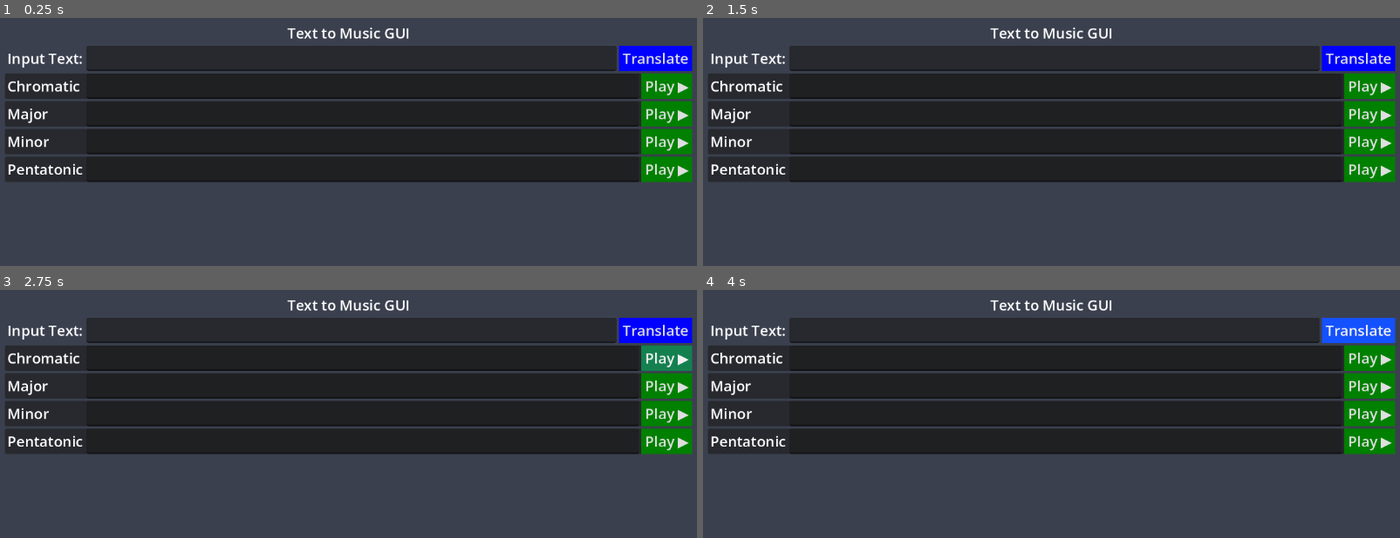
Above: before the commit, frames 1-4 (two rows, left to right).
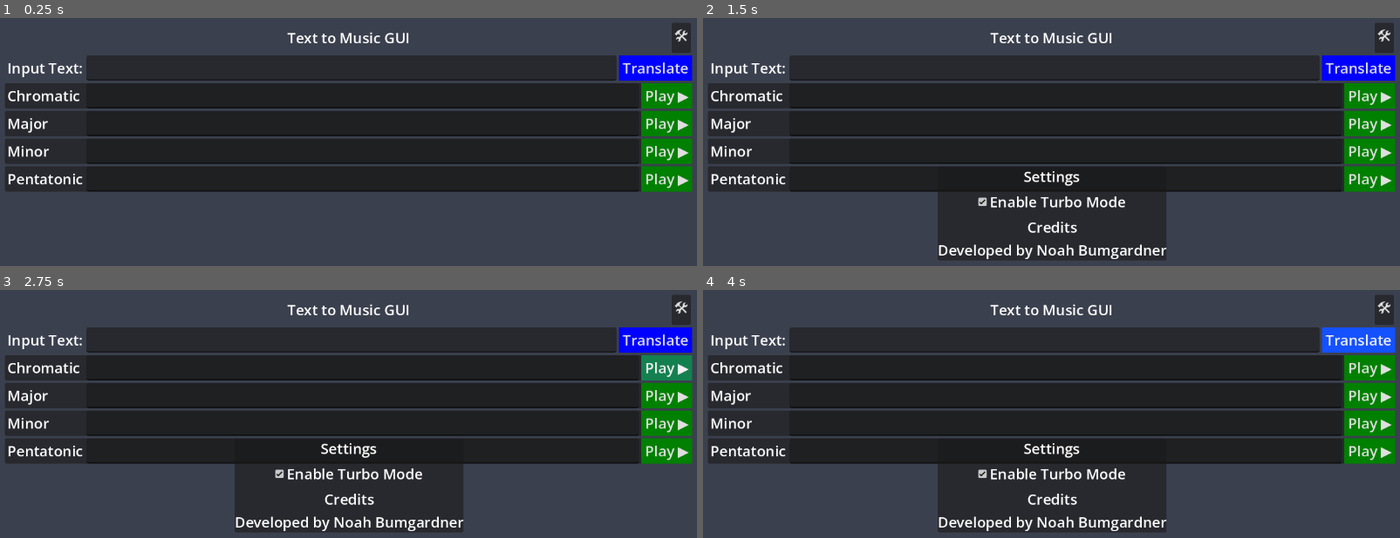
Above: after the commit, the same moments.

Repository: NBumgardner/text-to-music-gui-2015
Game: Godot game, scene res://scenes/text_to_music_gui/text_to_music_gui.tscn
Same seed, same stepped clock (60 frames per second), same inputs: the game is played once before the commit and once after it.
Inputs (mouse positions are in pixels of both pictures, inside the frame that each line leads up to):
- Up to frame 1 (0.25 s): no input
- Up to frame 2 (1.5 s): click (1386, 37) at 0.5 s, where only the run after the commit has a clickable "🛠"; click (1051, 201) at 1.25 s, where only the run after the commit has a clickable "Enable Turbo Mode"
- Up to frame 3 (2.75 s): click "Play ▶" at 2 s
- Up to frame 4 (4 s): click "Play ▶" at 2.75 s; click "Translate" at 3.5 s

The runs differ from the first frame. In frame 1, 18% of the frame differs, in the area x 0-100%, y 2-71%; in frame 2, 27%; in frame 3, 28%, in the area x 0-100%, y 2-98%; in frame 4, 27%.

Commit message:
Add Settings Menu to Render on Button Click

Diff:
--- /dev/null
+++ b/v2-godot/scenes/settings_menu/settings_menu.tscn
@@ -0,0 +1,30 @@
+[gd_scene format=3 uid="uid://cdl22x1vidibc"]
+
+[node name="SettingsMenu" type="MarginContainer" unique_id=1330597206]
+offset_right = 253.0
+offset_bottom = 112.0
+
+[node name="Panel" type="Panel" parent="." unique_id=201151292]
+layout_mode = 2
+
+[node name="VBoxContainer" type="VBoxContainer" parent="." unique_id=1962916793]
+layout_mode = 2
+
+[node name="LabelSettings" type="Label" parent="VBoxContainer" unique_id=2109039531]
+layout_mode = 2
+text = "Settings"
+horizontal_alignment = 1
+
+[node name="CheckBox" type="CheckBox" parent="VBoxContainer" unique_id=246409762]
+layout_mode = 2
+size_flags_horizontal = 4
+text = "Enable Turbo Mode"
+
+[node name="LabelCredits" type="Label" parent="VBoxContainer" unique_id=1849461927]
+layout_mode = 2
+text = "Credits"
+horizontal_alignment = 1
+
+[node name="Label" type="Label" parent="VBoxContainer" unique_id=520567130]
+layout_mode = 2
+text = "Developed by Noah Bumgardner"
--- a/v2-godot/scenes/text_to_music_gui/text_to_music_gui.gd
+++ b/v2-godot/scenes/text_to_music_gui/text_to_music_gui.gd
@@ -8,6 +8,17 @@
 )
 
 
+@onready var settings_menu = $SettingsMenu
+
+
+func _ready():
+	settings_menu.visible = false
+
+
+func _on_button_settings_pressed():
+	settings_menu.visible = !settings_menu.visible
+
+
 func _on_scaled_solfege_player_play_button_pressed():
 	for scaled_solfege_player in scaled_solfege_player_list:
 		scaled_solfege_player.stop_notes()
--- a/v2-godot/scenes/text_to_music_gui/text_to_music_gui.tscn
+++ b/v2-godot/scenes/text_to_music_gui/text_to_music_gui.tscn
@@ -9,6 +9,7 @@
 [ext_resource type="Resource" uid="uid://s48avb3dhwdi" path="res://data/scales/minor.tres" id="5_l0uts"]
 [ext_resource type="Resource" uid="uid://draq241ds48g0" path="res://data/scales/pentatonic.tres" id="6_0swa3"]
 [ext_resource type="PackedScene" uid="uid://bgu8attn1nggm" path="res://scenes/scaled_solfege_player/scaled_solfege_player.tscn" id="9_iv8pr"]
+[ext_resource type="PackedScene" uid="uid://cdl22x1vidibc" path="res://scenes/settings_menu/settings_menu.tscn" id="10_2xp20"]
 
 [node name="Control" type="Control" unique_id=1523121573]
 layout_mode = 3
@@ -53,7 +54,6 @@
 horizontal_alignment = 1
 
 [node name="ButtonSettings" type="Button" parent="MarginContainer/VBoxContainer/MarginContainer" unique_id=1446587811]
-visible = false
 layout_mode = 2
 size_flags_horizontal = 8
 text = "🛠"
@@ -78,6 +78,21 @@
 layout_mode = 2
 musical_scale = ExtResource("6_0swa3")
 
+[node name="SettingsMenu" parent="." unique_id=1005901004 instance=ExtResource("10_2xp20")]
+layout_mode = 1
+anchors_preset = 8
+anchor_left = 0.5
+anchor_top = 0.5
+anchor_right = 0.5
+anchor_bottom = 0.5
+offset_left = -126.5
+offset_top = -56.0
+offset_right = 126.5
+offset_bottom = 56.0
+grow_horizontal = 2
+grow_vertical = 2
+
+[connection signal="pressed" from="MarginContainer/VBoxContainer/MarginContainer/ButtonSettings" to="." method="_on_button_settings_pressed"]
 [connection signal="request_to_translate" from="MarginContainer/VBoxContainer/RowUserInput" to="MarginContainer/VBoxContainer/ScaledSolfegePlayer5" method="_on_row_user_input_request_to_translate"]
 [connection signal="request_to_translate" from="MarginContainer/VBoxContainer/RowUserInput" to="MarginContainer/VBoxContainer/ScaledSolfegePlayer6" method="_on_row_user_input_request_to_translate"]
 [connection signal="request_to_translate" from="MarginContainer/VBoxContainer/RowUserInput" to="MarginContainer/VBoxContainer/ScaledSolfegePlayer7" method="_on_row_user_input_request_to_translate"]
